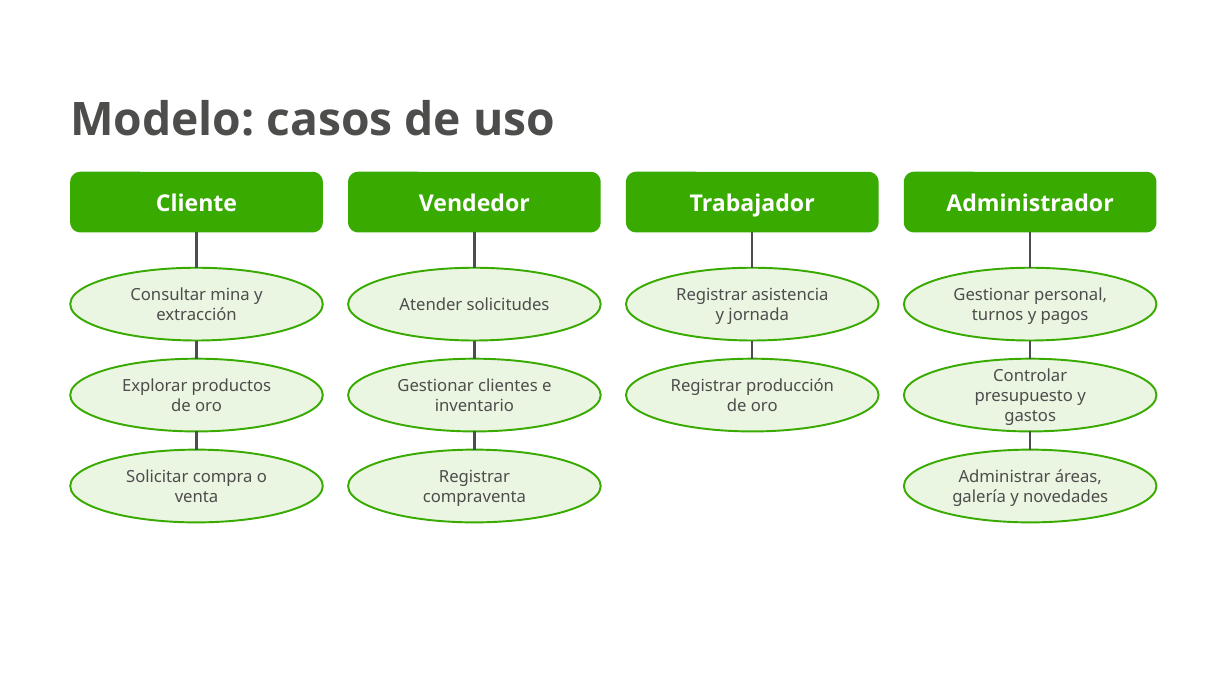
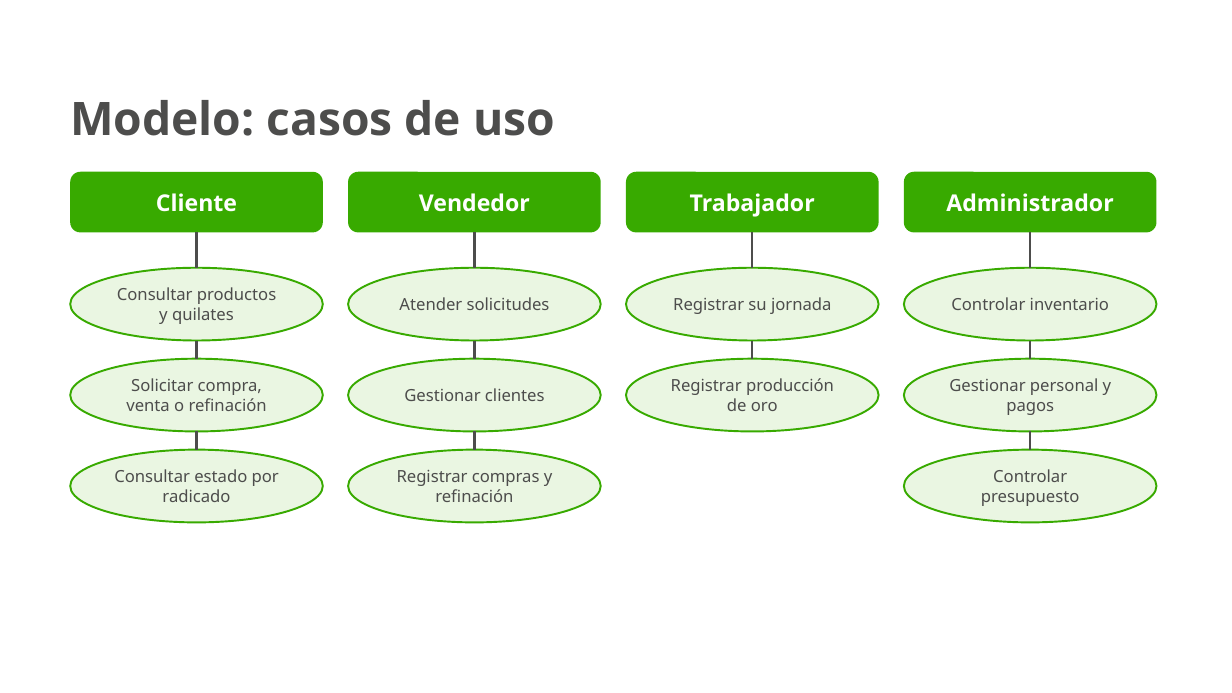
Before and after one commit to JesusArturoRincon21/Proyecto-Sena, a slide deck: slide 11 of docs/presentacion/Yesids_Treasure_Pitch.pptx (slide 6 before the commit). Drawn at 1232x693 pixels with LibreOffice and Linux fonts; fonts in the diff are those of the drawing; background and template pictures are left out. Boxes give left, top, right and bottom in pixels: in the first picture for what was removed or moved away, otherwise in the second. Text is boxed around its words. In the diff, an @@ line names an element or a change of style, - is before the commit and + after.

```diff
--- a/docs/presentacion/Yesids_Treasure_Pitch.pptx
+++ b/docs/presentacion/Yesids_Treasure_Pitch.pptx
@@ text in ellipse at [117,287,276,324]: text changed @@
-Consultar mina y extracción
+Consultar productos y quilates
@@ text in ellipse at [673,297,831,314]: text changed @@
-Registrar asistencia y jornada
+Registrar su jornada
@@ text in ellipse at [951,297,1109,310]: text changed @@
-Gestionar personal, turnos y pagos
+Controlar inventario
@@ text in ellipse at [126,378,267,411]: text changed @@
-Explorar productos de oro
+Solicitar compra, venta o refinación
@@ text in ellipse at [404,388,545,401]: text changed @@
-Gestionar clientes e inventario
+Gestionar clientes
@@ text in ellipse at [949,378,1112,415]: text changed @@
-Controlar presupuesto y gastos
+Gestionar personal y pagos
@@ text in ellipse at [114,469,279,502]: text changed @@
-Solicitar compra o venta
+Consultar estado por radicado
@@ text in ellipse at [397,470,553,502]: text changed @@
-Registrar compraventa
+Registrar compras y refinación
@@ text in ellipse at [981,469,1079,506]: text changed @@
-Administrar áreas, galería y novedades
+Controlar presupuesto
```
Also in this commit, not shown: 10 other slides changed, 1 slide added, 1 slide removed, 9 other files.
